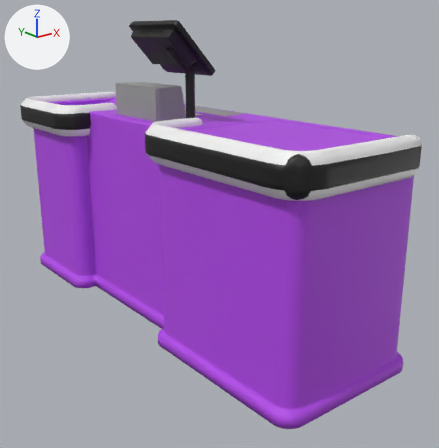
An edit to the FBX model Assets/Game/Art/Shop/Desk/cash_register.fbx, drawn before and after from the same camera.
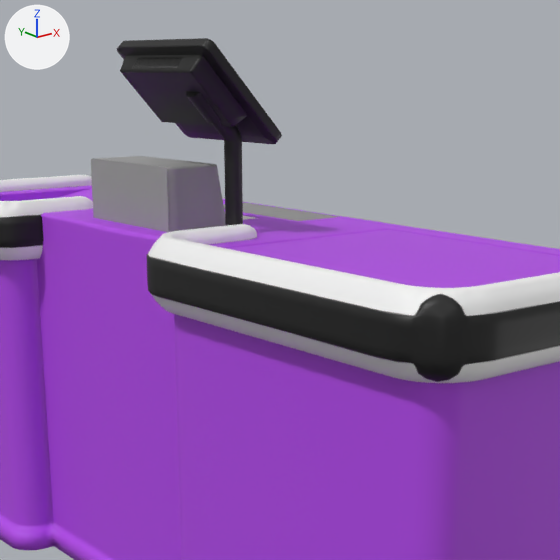
Each version is shown whole from a 50 mm camera at (-1.49, -2.23, 1.19) aimed at (0.07, -0.27, 0.41), then close up on the part from 15% to 82% of the width and 0% to 65% of the height. The axes (+X, +Y, +Z) are drawn at upper left. The lights are the same throughout. Where no turn or scale is listed for an object, it has been applied to the vertices.

Before the edit, the objects in view are built like this:
```python
me_cube_001 = bpy.data.meshes.new('Cube.001')
me_cube_001.from_pydata(...)  # 827 vertices, 859 faces; spans x -0.32..0.35, y -1.1..0.84, z -0.43..0.43
me_cube_001.materials.append(mat_skin_body)  # purple #b248e7
me_cube_008 = bpy.data.meshes.new('Cube.008')
me_cube_008.from_pydata(...)  # 981 vertices, 1061 faces; spans x -0.52..0.13, y -1.32..0.68, z -0.11..0.13
# faces by material slot: [989, 72]
me_cube_008.materials.append(mat_misc_tex)
me_cube_008.materials.append(mat_glass)  # white #e7e7e7
me_cylinder = bpy.data.meshes.new('Cylinder')
me_cylinder.from_pydata(...)  # 536 vertices, 550 faces; spans x -0.132..0.068, y -0.083..0.247, z -0.045..0.342
me_cylinder.materials.append(mat_misc_tex)
ob_body = bpy.data.objects.new('body', me_cube_001)
ob_body.location = (0.0, 0.0, 0.425)
ob_pied_ecran = bpy.data.objects.new('pied_ecran', me_cylinder)
ob_pied_ecran.location = (-0.059, -0.252, 0.89)
ob_z_porte_caisse_no_norm = bpy.data.objects.new('z_porte_caisse_no_norm', me_cube_008)
ob_z_porte_caisse_no_norm.location = (0.167, 0.187, 0.85)
```
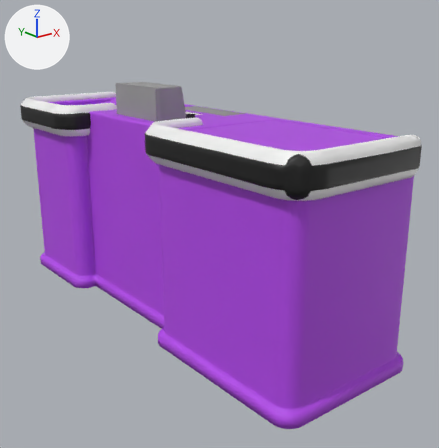
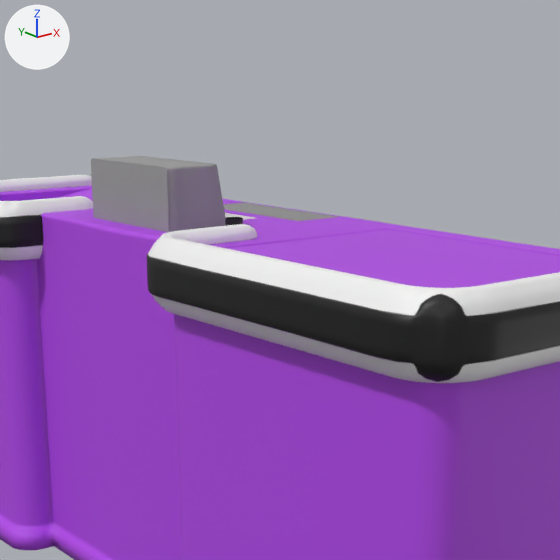
Boxes [x1, y1, x2, y2] around the edits, measured in the close-ups (560 x 560 px):
'pied_ecran', reshaped: before [117, 38, 282, 226]; after [225, 217, 243, 226]
part 1 of me_cylinder, deleted: before [117, 38, 282, 144]
part 2 of me_cylinder, cut back: before [211, 121, 243, 226]; after [225, 217, 243, 226]

Edits to the bpy script that builds the scene:
```text
Change me_cylinder:
    used by ob_pied_ecran; location = (-0.059, -0.252, 0.89)
    remove me_cylinder.from_pydata(...)  # 536 vertices, 550 faces; spans x -0.132..0.068, y -0.083..0.247, z -0.045..0.342
    add me_cylinder.from_pydata(...)  # 208 vertices, 208 faces; spans x -0.036..0.036, y -0.036..0.036, z -0.045..-0.009
    me_cylinder part 1: the loose piece of 264 vertices spanning x -0.132..0.068, y -0.083..0.247, z 0.141..0.342 is deleted
    me_cylinder part 2
    80 vertices are removed from x -0.09..0.018, y -0.018..0.019, z 0.145..0.25
    80 faces are deleted
    16 new vertices lie (0.0, 0.0, 0.02) away from vertices in x -0.018..0.018, y -0.018..0.018, z -0.029
    16 new faces join them
```
